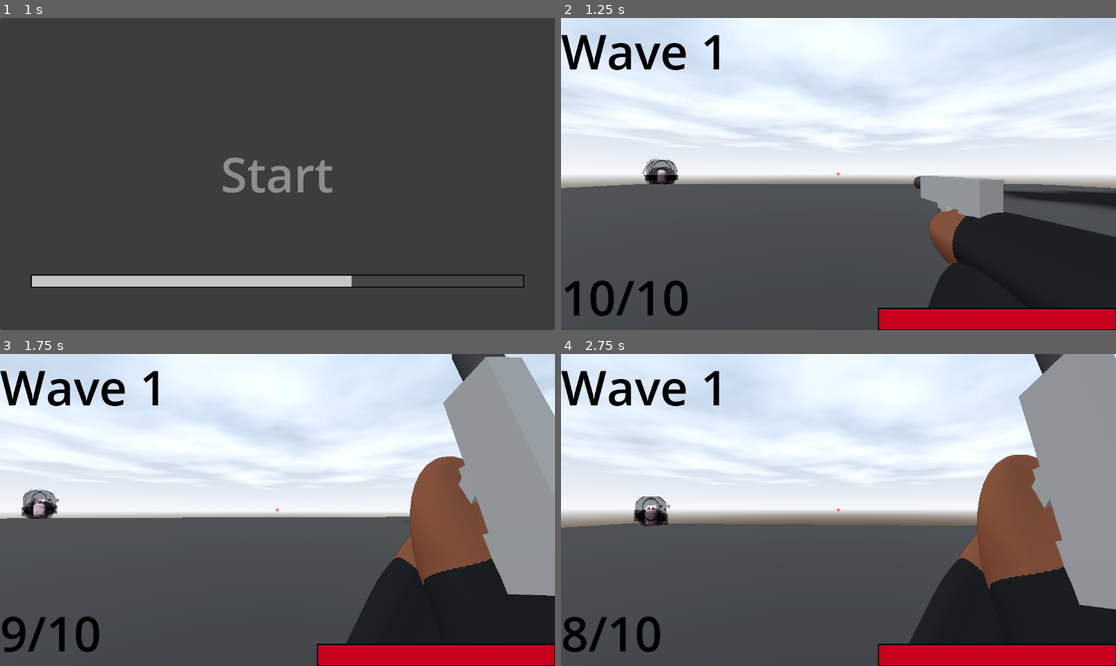
Above: before the commit, frames 1-4 (two rows, left to right).
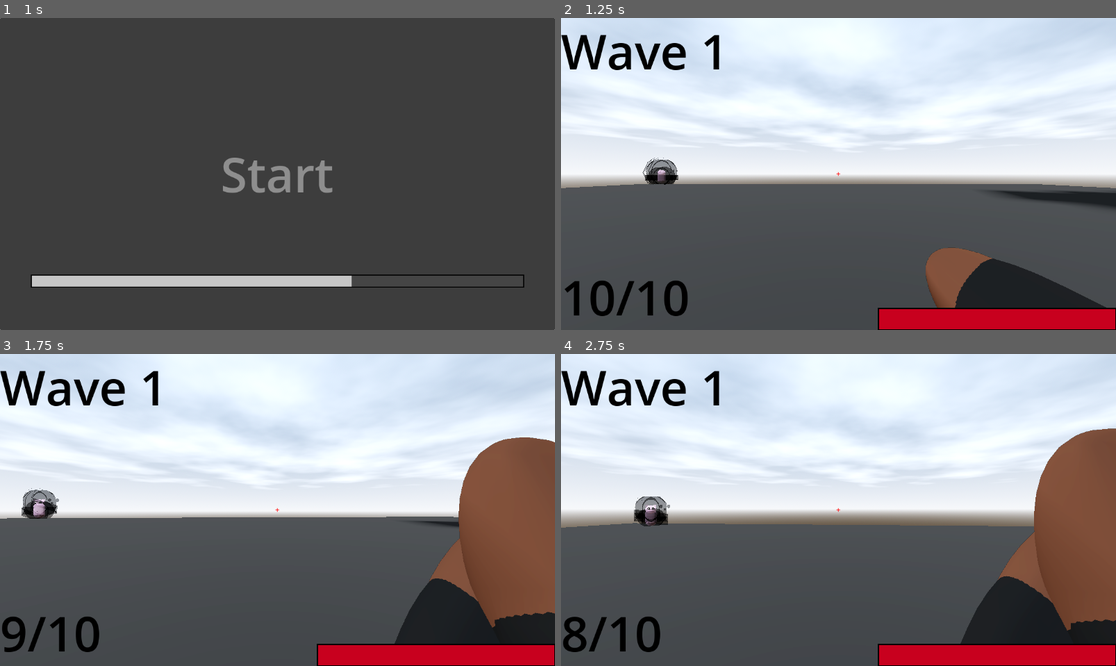
Above: after the commit, the same moments.

Repository: DylanFrenzy/The-Trials-and-Tribulations-of-Tim-Cheese
Game: Godot game, scene res://scenes/hud/start_screen.tscn
Same seed, same stepped clock (60 frames per second), same inputs: the game is played once before the commit and once after it.
Inputs (mouse positions are in pixels of both pictures, inside the frame that each line leads up to):
- Up to frame 1 (1 s): click "Start" at 0.5 s
- Up to frame 2 (1.25 s): no input
- Up to frame 3 (1.75 s): move the mouse to (305, 510) at 1.27 s; press the mouse at (305, 510) at 1.28 s; hold W (move_forward) from 1.28 s (still down); tap Space (jump) at 1.52 s; right-click (305, 510) at 1.55 s
- Up to frame 4 (2.75 s): keep holding W (move_forward); move the mouse to (810, 510) at 2.02 s; release the mouse at (810, 510) at 2.03 s; right-click (810, 510) at 2.1 s; tap Space (jump) at 2.27 s; click (810, 510) at 2.3 s

Frame 1 is identical in both runs. In frame 2, 8.4% of the frame differs, in the area x 63-100%, y 50-93%; in frame 3, 18%, in the area x 62-100%, y 0-93%; in frame 4, 17%.

Commit message:
Animations for sniper and sniper code fixing and animation implementation
PROGRESS YIPEE!!!!

Diff:
--- a/3d-project/assets/sniper_rifle.tscn
+++ b/3d-project/assets/sniper_rifle.tscn
@@ -30,7 +30,7 @@
 skeleton = NodePath("../../..")
 
 [node name="MeshInstance3D2" type="MeshInstance3D" parent="."]
-transform = Transform3D(-0.0877708, 0, 5.68434e-14, 0, 0.257999, 0, 0, 0, 0.196175, 0.222263, -0.0945606, 0.00655954)
+transform = Transform3D(-0.0877708, 0, 1.59808e-13, 0, 0.257999, 0, 0, 0, 0.55152, 0.222263, -0.0945606, 0.00655954)
 layers = 2
 mesh = SubResource("BoxMesh_l6750")
 skeleton = NodePath("../../..")
--- a/3d-project/scenes/gun_cam.tscn
+++ b/3d-project/scenes/gun_cam.tscn
@@ -630,6 +630,33 @@
 &"put_away": SubResource("Animation_mk8an")
 }
 
+[sub_resource type="Animation" id="Animation_jtfo8"]
+length = 0.001
+tracks/0/type = "value"
+tracks/0/imported = false
+tracks/0/enabled = true
+tracks/0/path = NodePath("..:position")
+tracks/0/interp = 1
+tracks/0/loop_wrap = true
+tracks/0/keys = {
+"times": PackedFloat32Array(0),
+"transitions": PackedFloat32Array(1),
+"update": 0,
+"values": [Vector3(0.162856, -0.144786, -0.0982909)]
+}
+tracks/1/type = "value"
+tracks/1/imported = false
+tracks/1/enabled = true
+tracks/1/path = NodePath("..:rotation")
+tracks/1/interp = 1
+tracks/1/loop_wrap = true
+tracks/1/keys = {
+"times": PackedFloat32Array(0),
+"transitions": PackedFloat32Array(1),
+"update": 0,
+"values": [Vector3(0, -1.5708, 0)]
+}
+
 [sub_resource type="Animation" id="Animation_wfaqt"]
 resource_name = "Zoom"
 length = 0.5
@@ -643,16 +670,156 @@
 "times": PackedFloat32Array(0, 0.5),
 "transitions": PackedFloat32Array(1, 1),
 "update": 0,
-"values": [Vector3(0.204037, -0.0969836, -0.170399), Vector3(-0.006, -0.119, 0.057)]
-}
-
-[sub_resource type="Animation" id="Animation_jtfo8"]
-length = 0.001
+"values": [Vector3(0.162856, -0.144786, -0.0982909), Vector3(-0.006, -0.119, 0.057)]
+}
+
+[sub_resource type="Animation" id="Animation_218sg"]
+resource_name = "Zoom_Fire"
+length = 1.1
+tracks/0/type = "value"
+tracks/0/imported = false
+tracks/0/enabled = true
+tracks/0/path = NodePath("..:position")
+tracks/0/interp = 1
+tracks/0/loop_wrap = true
+tracks/0/keys = {
+"times": PackedFloat32Array(0, 0.3, 0.733333, 1.1),
+"transitions": PackedFloat32Array(1, 1, 1, 1.68179),
+"update": 0,
+"values": [Vector3(-0.006, -0.119, 0.057), Vector3(0.0588205, -0.132601, 0.0158571), Vector3(0.0847371, -0.125256, 0.120302), Vector3(-0.006, -0.119, 0.057)]
+}
+tracks/1/type = "value"
+tracks/1/imported = false
+tracks/1/enabled = true
+tracks/1/path = NodePath("..:rotation")
+tracks/1/interp = 1
+tracks/1/loop_wrap = true
+tracks/1/keys = {
+"times": PackedFloat32Array(0, 0.3, 0.733333, 1.1),
+"transitions": PackedFloat32Array(1, 1, 1, 1.51572),
+"update": 0,
+"values": [Vector3(0, -1.5708, 0), Vector3(-2.72468e-06, -1.5708, -0.38584), Vector3(-2.22183e-06, -1.5708, -0.318038), Vector3(0, -1.5708, 0)]
+}
+
+[sub_resource type="Animation" id="Animation_6e0xu"]
+resource_name = "shoot"
+length = 1.1
+tracks/0/type = "value"
+tracks/0/imported = false
+tracks/0/enabled = true
+tracks/0/path = NodePath("..:position")
+tracks/0/interp = 1
+tracks/0/loop_wrap = true
+tracks/0/keys = {
+"times": PackedFloat32Array(0, 0.48, 1.1),
+"transitions": PackedFloat32Array(0.615572, 1.93187, 1),
+"update": 0,
+"values": [Vector3(0.162856, -0.144786, -0.0982909), Vector3(0.162857, -0.144786, -0.0276308), Vector3(0.162856, -0.144786, -0.0982909)]
+}
+tracks/1/type = "value"
+tracks/1/imported = false
+tracks/1/enabled = true
+tracks/1/path = NodePath("..:rotation")
+tracks/1/interp = 1
+tracks/1/loop_wrap = true
+tracks/1/keys = {
+"times": PackedFloat32Array(-0.0333333, 0.48, 1.1),
+"transitions": PackedFloat32Array(0.615572, 1.93187, 1),
+"update": 0,
+"values": [Vector3(0, -1.5708, 0), Vector3(-3.32858e-06, -1.5708, -0.477714), Vector3(0, -1.5708, 0)]
+}
+
+[sub_resource type="Animation" id="Animation_l3yuo"]
+resource_name = "Reload"
+length = 2.0
+tracks/0/type = "value"
+tracks/0/imported = false
+tracks/0/enabled = true
+tracks/0/path = NodePath("..:position")
+tracks/0/interp = 1
+tracks/0/loop_wrap = true
+tracks/0/keys = {
+"times": PackedFloat32Array(0, 0.75, 1.36667, 1.96667),
+"transitions": PackedFloat32Array(1, 1, 1, 1),
+"update": 0,
+"values": [Vector3(0.162856, -0.144786, -0.0982909), Vector3(0.162856, -0.269932, -0.0982909), Vector3(0.162856, -0.269932, -0.0982909), Vector3(0.162856, -0.144786, -0.0982909)]
+}
+tracks/1/type = "value"
+tracks/1/imported = false
+tracks/1/enabled = true
+tracks/1/path = NodePath("..:rotation")
+tracks/1/interp = 1
+tracks/1/loop_wrap = true
+tracks/1/keys = {
+"times": PackedFloat32Array(0, 0.75, 1.36667, 1.96667),
+"transitions": PackedFloat32Array(1, 1, 1, 1),
+"update": 0,
+"values": [Vector3(-3.43945e-07, -1.5708, -0.0493625), Vector3(4.17506e-06, -1.12293, 0.627441), Vector3(4.17506e-06, -1.12293, 0.627441), Vector3(-3.43945e-07, -1.5708, -0.0493625)]
+}
+
+[sub_resource type="Animation" id="Animation_oq0w2"]
+resource_name = "Pull_Up"
+tracks/0/type = "value"
+tracks/0/imported = false
+tracks/0/enabled = true
+tracks/0/path = NodePath("..:position")
+tracks/0/interp = 1
+tracks/0/loop_wrap = true
+tracks/0/keys = {
+"times": PackedFloat32Array(0, 1),
+"transitions": PackedFloat32Array(1, 1),
+"update": 0,
+"values": [Vector3(0.162856, -0.144786, -0.0982909), Vector3(0.162856, -0.144786, -0.0982909)]
+}
+tracks/1/type = "value"
+tracks/1/imported = false
+tracks/1/enabled = true
+tracks/1/path = NodePath("..:rotation")
+tracks/1/interp = 1
+tracks/1/loop_wrap = true
+tracks/1/keys = {
+"times": PackedFloat32Array(0, 0.5, 1),
+"transitions": PackedFloat32Array(1, 1, 1),
+"update": 0,
+"values": [Vector3(0.170305, -1.57079, -2.55485), Vector3(0.226893, -1.5708, -1.30202), Vector3(-3.43945e-07, -1.5708, -0.0493625)]
+}
+
+[sub_resource type="Animation" id="Animation_qjhyf"]
+resource_name = "Put_Away"
+tracks/0/type = "value"
+tracks/0/imported = false
+tracks/0/enabled = true
+tracks/0/path = NodePath("..:position")
+tracks/0/interp = 1
+tracks/0/loop_wrap = true
+tracks/0/keys = {
+"times": PackedFloat32Array(0, 1),
+"transitions": PackedFloat32Array(1, 1),
+"update": 0,
+"values": [Vector3(0.162856, -0.144786, -0.0982909), Vector3(0.162856, -0.144786, -0.0982909)]
+}
+tracks/1/type = "value"
+tracks/1/imported = false
+tracks/1/enabled = true
+tracks/1/path = NodePath("..:rotation")
+tracks/1/interp = 1
+tracks/1/loop_wrap = true
+tracks/1/keys = {
+"times": PackedFloat32Array(0, 1),
+"transitions": PackedFloat32Array(1, 1),
+"update": 0,
+"values": [Vector3(-3.43945e-07, -1.5708, -0.0493625), Vector3(-0.542139, -1.57079, -2.35325)]
+}
 
 [sub_resource type="AnimationLibrary" id="AnimationLibrary_jtfo8"]
 _data = {
+&"Pull_Up": SubResource("Animation_oq0w2"),
+&"Put_Away": SubResource("Animation_qjhyf"),
 &"RESET": SubResource("Animation_jtfo8"),
-&"Zoom": SubResource("Animation_wfaqt")
+&"Reload": SubResource("Animation_l3yuo"),
+&"Zoom": SubResource("Animation_wfaqt"),
+&"Zoom_Fire": SubResource("Animation_218sg"),
+&"shoot": SubResource("Animation_6e0xu")
 }
 
 [sub_resource type="CapsuleMesh" id="CapsuleMesh_wfaqt"]
@@ -669,11 +836,12 @@
 target_position = Vector3(-1e+07, 0, 0)
 
 [node name="Node3D" parent="." instance=ExtResource("1_03c0v")]
-transform = Transform3D(-3.61999e-07, 0, -0.1, 0, 0.1, 0, 0.1, 0, -3.61999e-07, 0.204037, -0.0969836, -0.170399)
+transform = Transform3D(-3.61999e-07, 0, -0.0999999, 0, 0.1, 0, 0.1, 0, -3.61999e-07, 0.162856, -0.144786, -0.0982909)
 script = ExtResource("3_i371p")
 
 [node name="Pistol" parent="Node3D" instance=ExtResource("2_20781")]
 transform = Transform3D(1, 0, 0, 0, 1, 0, 0, 0, 1, -1.13019, 0.423723, 0.0856413)
+visible = false
 script = ExtResource("4_afw81")
 
 [node name="AnimationPlayer2" type="AnimationPlayer" parent="Node3D/Pistol"]
@@ -714,7 +882,7 @@
 material = ExtResource("11_dg5pf")
 
 [node name="left_arm_solo" type="CSGMesh3D" parent="."]
-transform = Transform3D(-0.000239449, 0.145469, -0.0802846, 0.0999995, 0.000979991, 1.25198e-09, 0.000322452, -0.195893, -0.0596187, 0.137661, -0.151003, -0.170338)
+transform = Transform3D(-0.000239449, 0.145469, -0.0802846, 0.0999995, 0.00097999, 1.25198e-09, 0.000322452, -0.195893, -0.0596187, 0.137661, -0.151003, -0.170338)
 visible = false
 layers = 2
 mesh = SubResource("CapsuleMesh_jtfo8")
--- a/3d-project/scripts/sniper_rifle.gd
+++ b/3d-project/scripts/sniper_rifle.gd
@@ -11,31 +11,58 @@
 @onready var gun_cam = get_parent().get_parent()
 var is_reloading := false
 var zoomed = false
+var shooting := false
 
 func _input(event: InputEvent) -> void:
 	if event.is_action_pressed("zoom"):
-		Zoom()
+		if shooting:
+			await ani_player.animation_finished
+			Zoom()
+		else:
+			Zoom()
 	if event.is_action_released("zoom"):
-		Zoom()
+		if shooting:
+			await ani_player.animation_finished
+			Zoom()
+		else:
+			Zoom()
 
-	if (event.is_action_pressed("shoot")):
-		if ani_player.is_playing(): return
+	if (event.is_action_pressed("shoot")) and !shooting:
+		if ani_player.is_playing() and !zoomed: return
 		if current_ammo != 0:
 			current_ammo -= 1;
 			update_ammo_display(current_ammo)
-			#ani_player.play("Fire")
+			if !zoomed:
+				ani_player.play("shoot")
+				shooting = true
+				if ray_caster.is_colliding():
+					var target = ray_caster.get_collider();
+					if target.has_method("take_damage"):
+						target.take_damage(damage);
+				await ani_player.animation_finished
+				shooting = false
+			else:
+				ani_player.play("Zoom_Fire")
+				shooting = true
+				if ray_caster.is_colliding():
+					var target = ray_caster.get_collider();
+					if target.has_method("take_damage"):
+						target.take_damage(damage);
+				await ani_player.animation_finished
+				shooting = false
+
 			#muzzle_flash.emitting = true
-			if ray_caster.is_colliding():
-				var target = ray_caster.get_collider();
-				if target.has_method("take_damage"):
-					target.take_damage(damage);
+			#if ray_caster.is_colliding():
+				#var target = ray_caster.get_collider();
+				#if target.has_method("take_damage"):
+					#target.take_damage(damage);
 
 	if (event.is_action_pressed("reload")):
 		#muzzle_flash.emitting = false
 		if ani_player.is_playing() || is_reloading || current_ammo == max_ammo: return
 		is_reloading = true
-		#ani_player.play("Reload")
-		#await ani_player.animation_finished
+		ani_player.play("Reload")
+		await ani_player.animation_finished
 		current_ammo = max_ammo
 		update_ammo_display(max_ammo)
 		is_reloading = false
Not shown: 1 places in 3d-project/scenes/gun_cam.tscn that only renumber resources
